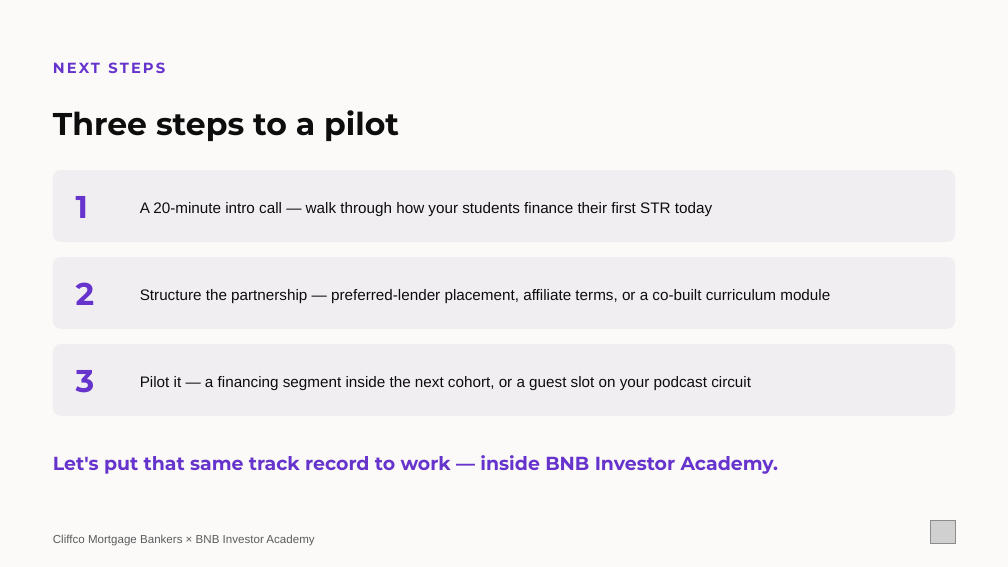
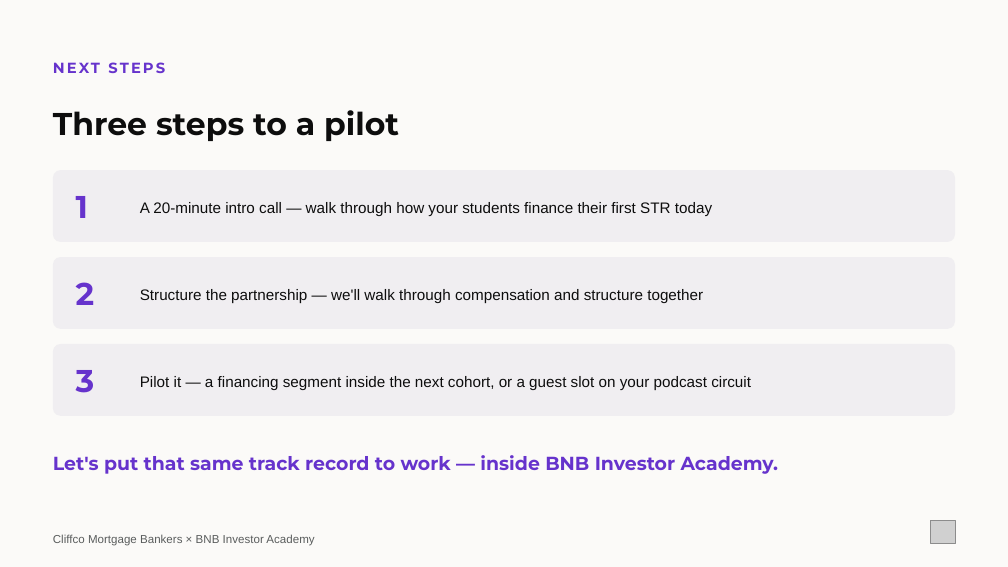
Before and after one commit to loganlevy1/STR, a slide deck: slide 10 of outreach/pitch-decks/cliffco-michael-elefante-partnership.pptx. Drawn at 1008x567 pixels with LibreOffice and Linux fonts; fonts in the diff are those of the drawing; grey boxes stand for pictures. Boxes give left, top, right and bottom in pixels: in the first picture for what was removed or moved away, otherwise in the second. Text is boxed around its words. In the diff, an @@ line names an element or a change of style, - is before the commit and + after.

```diff
--- a/outreach/pitch-decks/cliffco-michael-elefante-partnership.pptx
+++ b/outreach/pitch-decks/cliffco-michael-elefante-partnership.pptx
@@ text at (140, 289, 703, 303): text changed @@
-Structure the partnership — preferred-lender placement, affiliate terms, or a co-built curriculum module
+Structure the partnership — we'll walk through compensation and structure together
```
Also in this commit, not shown: 2 other slides changed, 3 other files.
